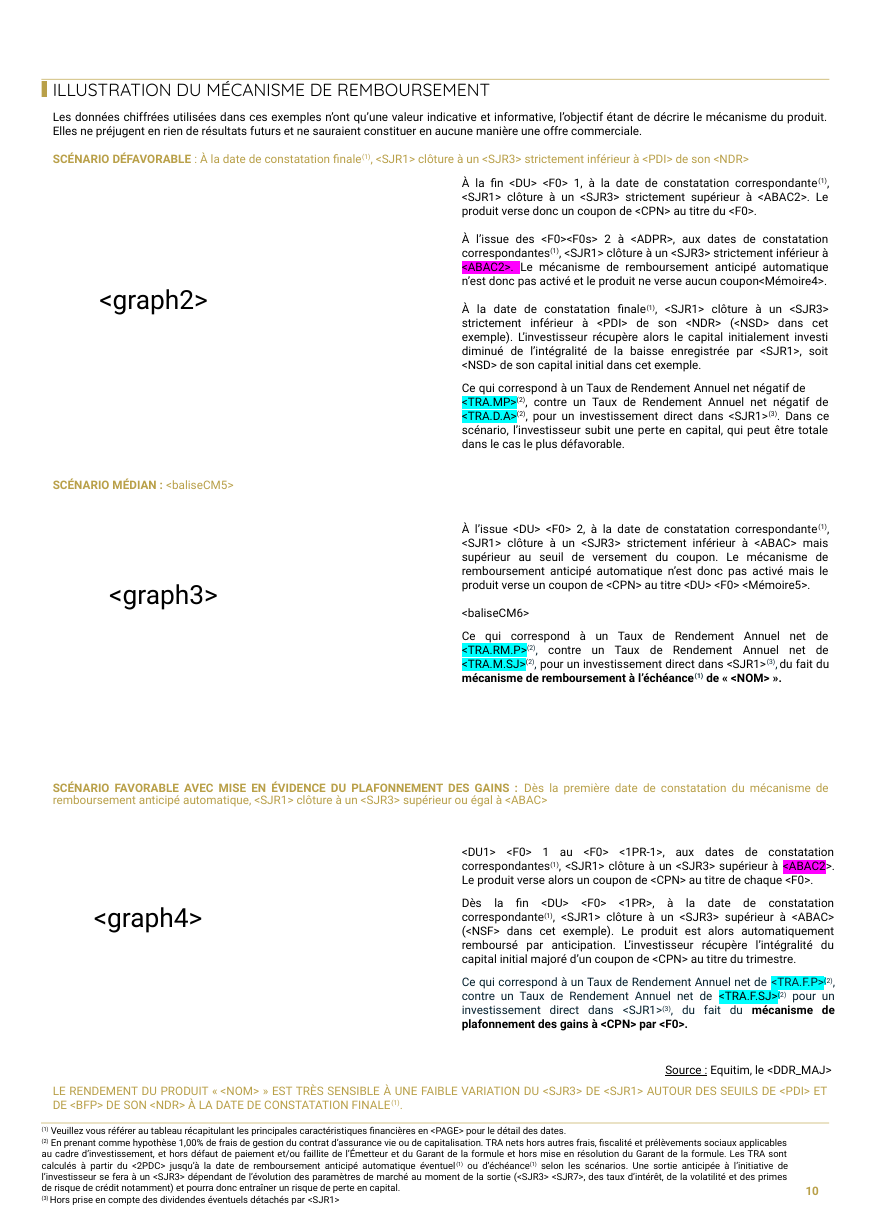
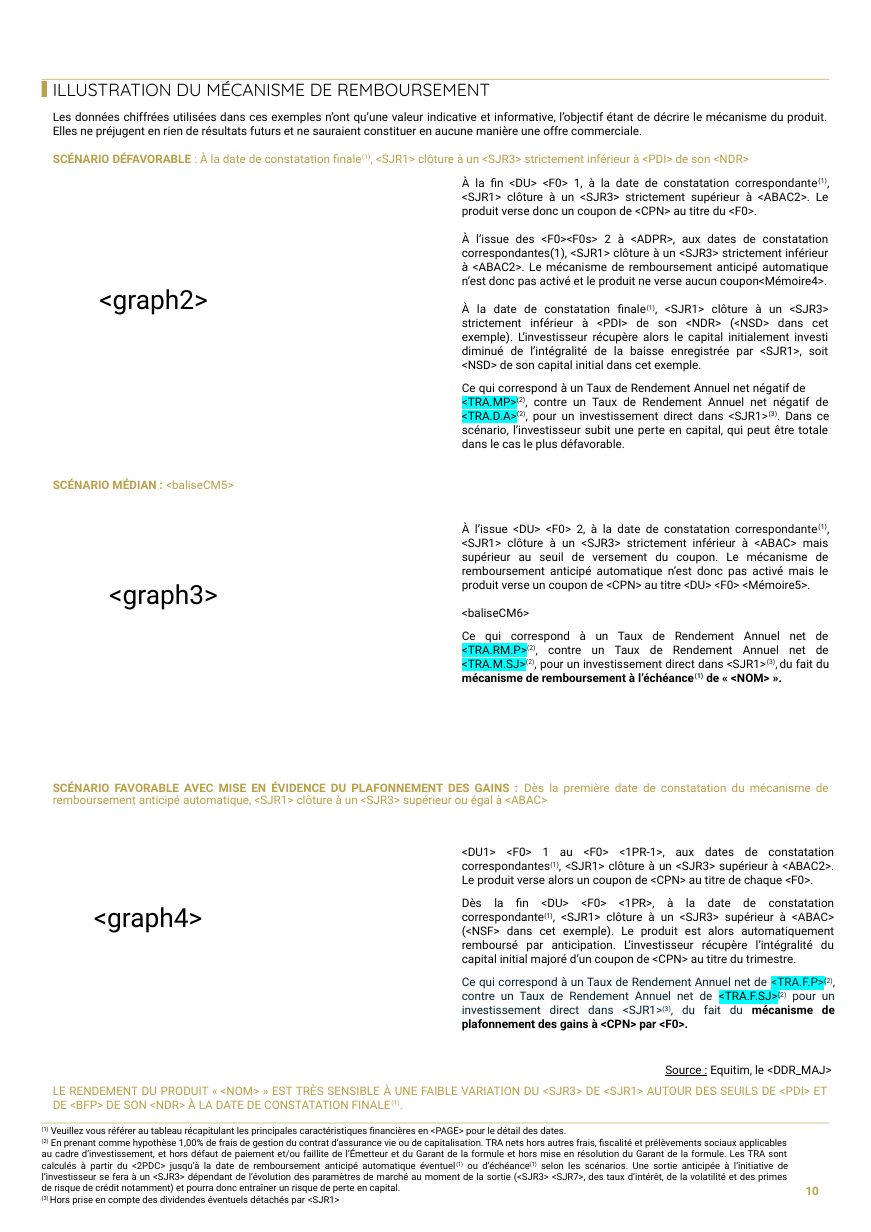
Before and after one commit to guillaumejacquin/Moulinette_Brochure_Equitim, a slide deck: slide 10 of Templates/morgan.pptx. Drawn at 871x1232 pixels with LibreOffice and Linux fonts; fonts in the diff are those of the drawing; background and template pictures are left out. Boxes give left, top, right and bottom in pixels: in the first picture for what was removed or moved away, otherwise in the second. Text is boxed around its words. In the diff, an @@ line names an element or a change of style, - is before the commit and + after.

```diff
--- a/Templates/morgan.pptx
+++ b/Templates/morgan.pptx
@@ text at (462,232,829,288): highlight #FF00FF to none in "<ABAC2>."; now on the baseline in "correspondantes(1)," @@
@@ text at (462,847,834,887): highlight #FF00FF to none in "<ABAC2>." @@
```
Also in this commit, not shown: 6 other slides changed, 15 other files.
